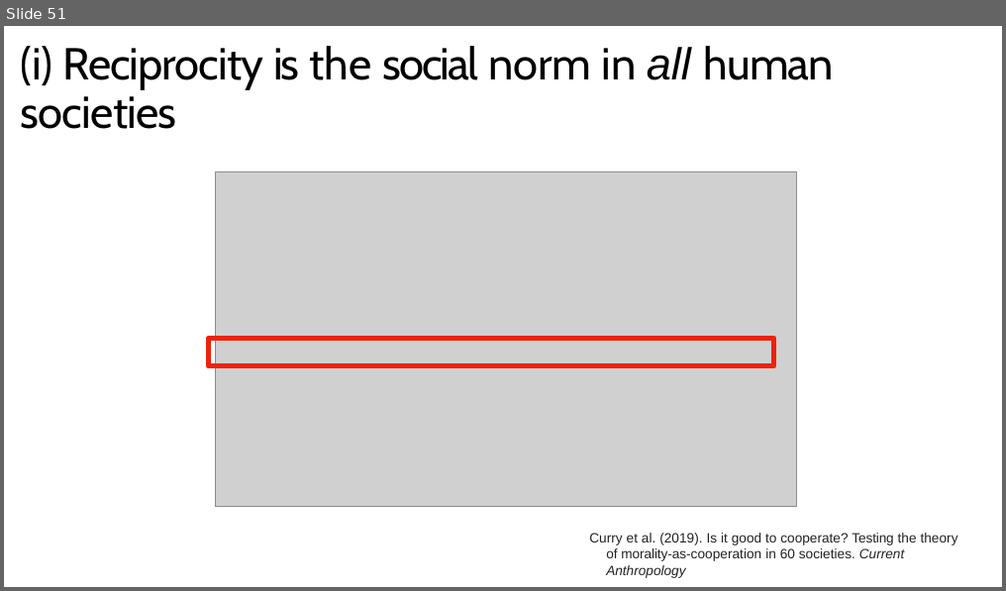
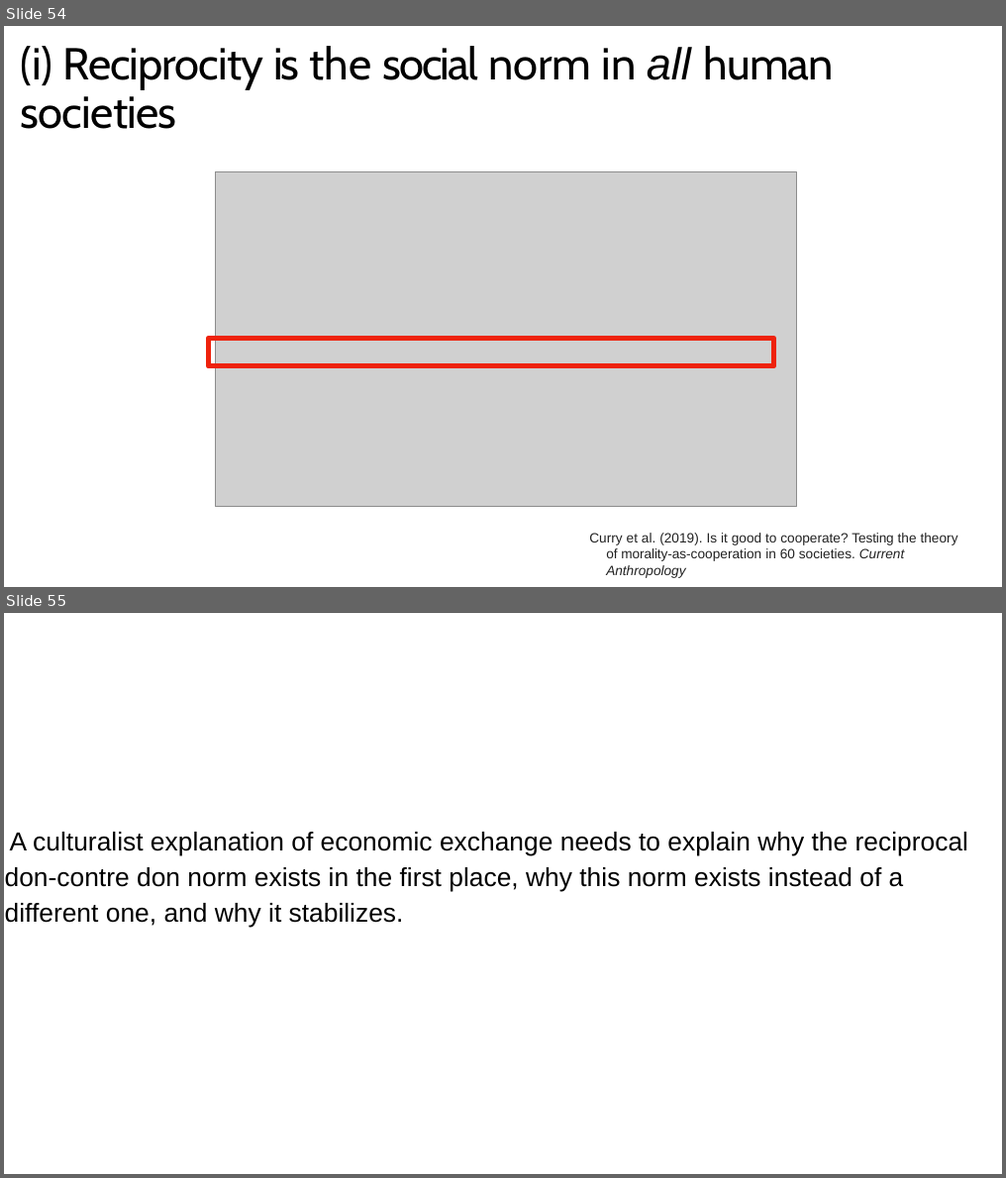
Before and after one commit to aminelasso/SOC501-2026, a slide deck: Week 3/Week 3.pptx. Shown one above the other, each under a label of ours: slide 51 before the commit, slides 54 and 55 after it. The pictures are 1006x591 and 1006x1178 pixels, drawn with LibreOffice and Linux fonts; fonts in the diff are those of the drawing; grey boxes stand for pictures. Boxes give left, top, right and bottom in pixels: in the first picture for what was removed or moved away, otherwise in the second. Text is boxed around its words. In the diff, an @@ line names an element or a change of style, - is before the commit and + after.

```diff
--- a/Week 3/Week 3.pptx
+++ b/Week 3/Week 3.pptx
@@ slide 55 added at bbox=[4, 613, 1002, 1174], background #FFFFFF @@
@@ text added at bbox=[5, 832, 968, 928], 25.2 pt, text #000000 @@
+A culturalist explanation of economic exchange needs to explain why the reciprocal don-contre don norm exists in the first place, why this norm exists instead of a different one, and why it stabilizes.
@@ what was slide 51 is now slide 54 @@
```
Also in this commit, not shown: 11 slides changed, 23 other slides added, 2 slides removed.
